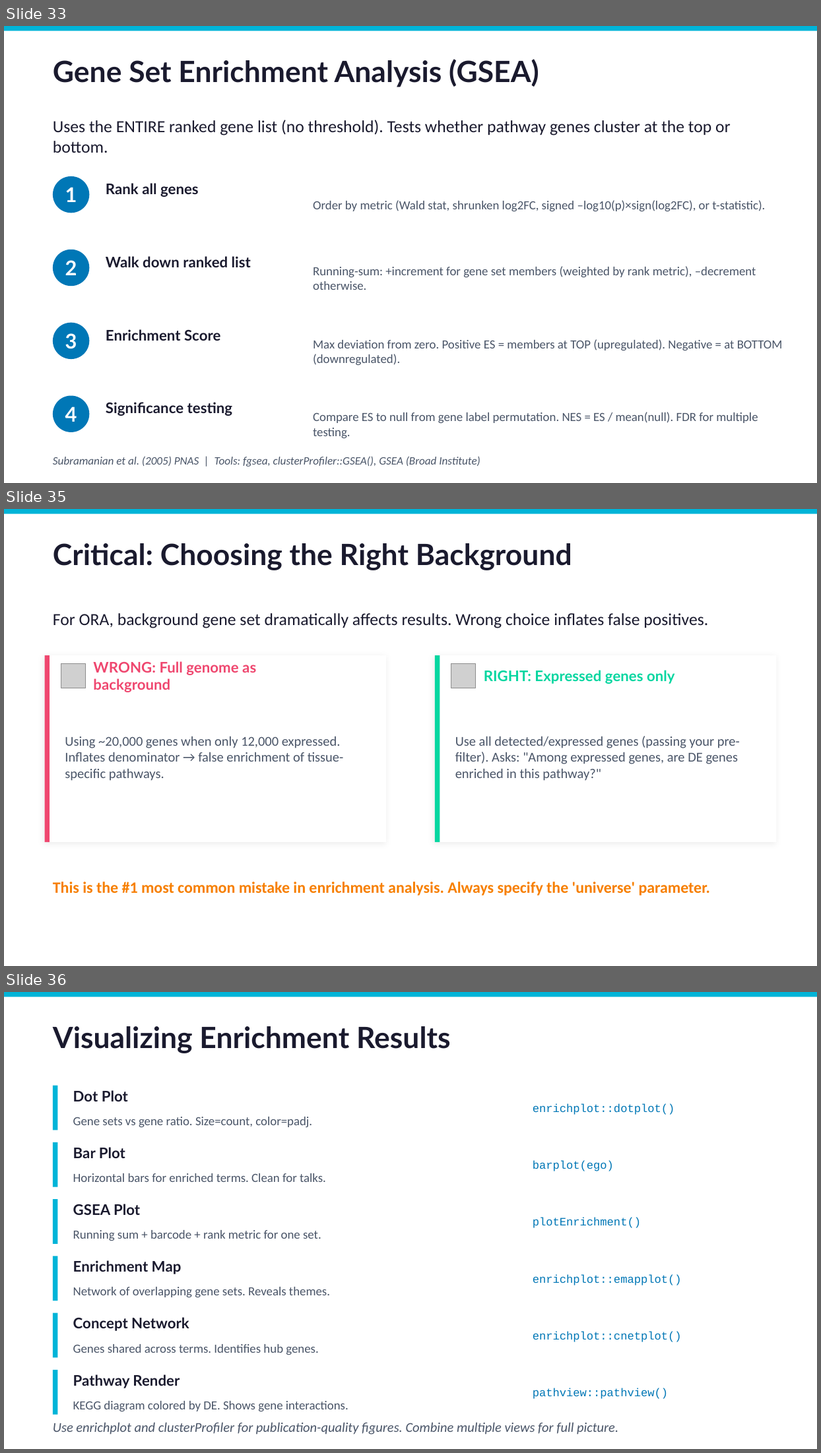
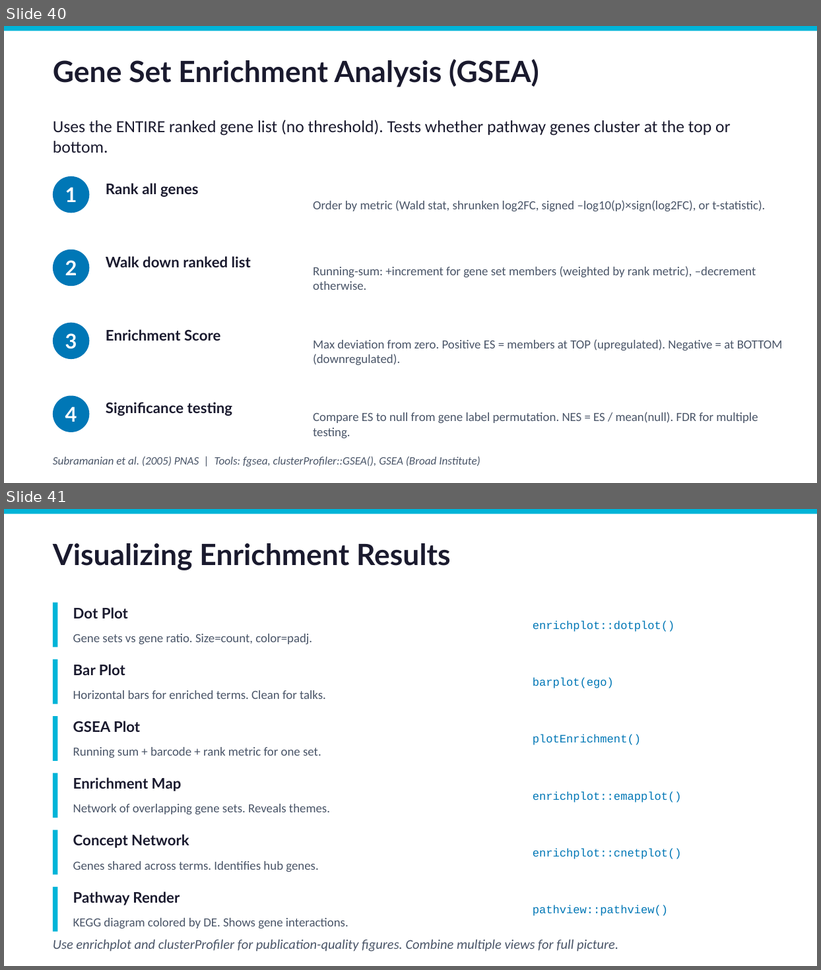
Before and after one commit to NorahSAlghamdi/bioinformatics-HCT-Training, a slide deck: Day6_Slides_Differential_Expression_v2.pptx. Shown one above the other, each under a label of ours: slides 33, 35 and 36 before the commit, slides 40 and 41 after it; the slides between them are not shown. The pictures are 821x1453 and 821x970 pixels, drawn with LibreOffice and Linux fonts; fonts in the diff are those of the drawing; grey boxes stand for pictures. Boxes give left, top, right and bottom in pixels: in the first picture for what was removed or moved away, otherwise in the second. Text is boxed around its words. In the diff, an @@ line names an element or a change of style, - is before the commit and + after.

```diff
--- a/Day6_Slides_Differential_Expression_v2.pptx
+++ b/Day6_Slides_Differential_Expression_v2.pptx
@@ slide 35 removed at <box>4,509,817,966</box>, background #FFFFFF @@
@@ rectangle removed at <box>4,509,817,514</box> @@
@@ text removed at <box>53,543,572,570</box> @@
-Critical: Choosing the Right Background
@@ text removed at <box>53,613,708,628</box> @@
-For ORA, background gene set dramatically affects results. Wrong choice inflates false positives.
@@ rectangle removed at <box>45,656,386,843</box> @@
@@ rectangle removed at <box>45,656,50,843</box> @@
@@ picture removed at <box>61,663,85,688</box> @@
@@ text removed at <box>93,661,256,692</box> @@
-WRONG: Full genome as background
@@ rectangle removed at <box>435,656,777,843</box> @@
@@ rectangle removed at <box>435,656,440,843</box> @@
@@ picture removed at <box>451,663,475,688</box> @@
@@ text removed at <box>484,670,675,684</box> @@
-RIGHT: Expressed genes only
@@ text removed at <box>65,736,344,781</box> @@
-Using ~20,000 genes when only 12,000 expressed. Inflates denominator → false enrichment of tissue-specific pathways.
@@ text removed at <box>455,736,740,781</box> @@
-Use all detected/expressed genes (passing your pre-filter). Asks: "Among expressed genes, are DE genes enriched in this pathway?"
@@ text removed at <box>53,882,710,896</box> @@
-This is the #1 most common mistake in enrichment analysis. Always specify the 'universe' parameter.
@@ what was slide 33 is now slide 40 @@
@@ what was slide 36 is now slide 41 @@
```
Also in this commit, not shown: 8 slides changed, 7 slides added, 5 other slides removed.
